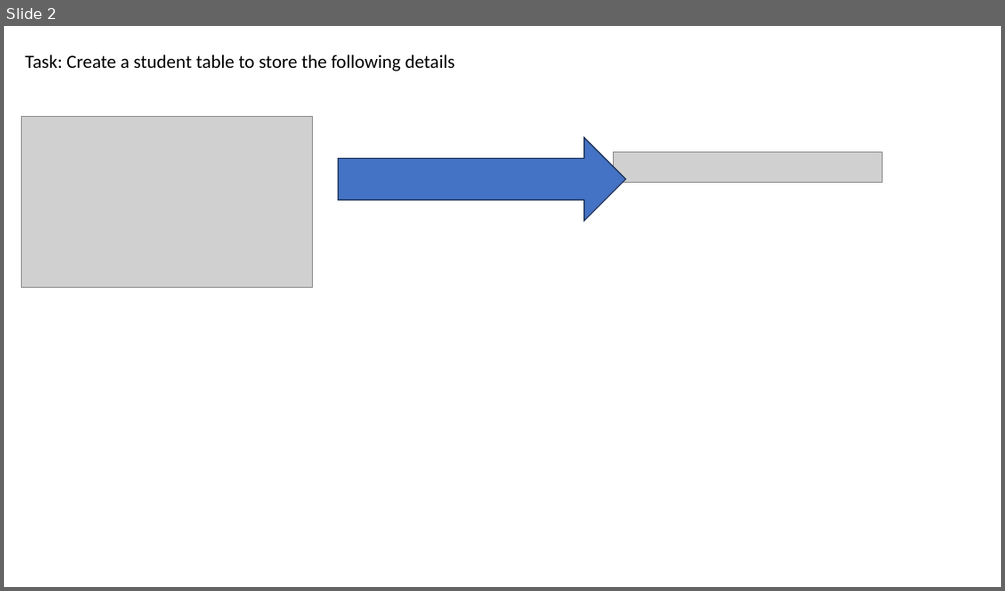
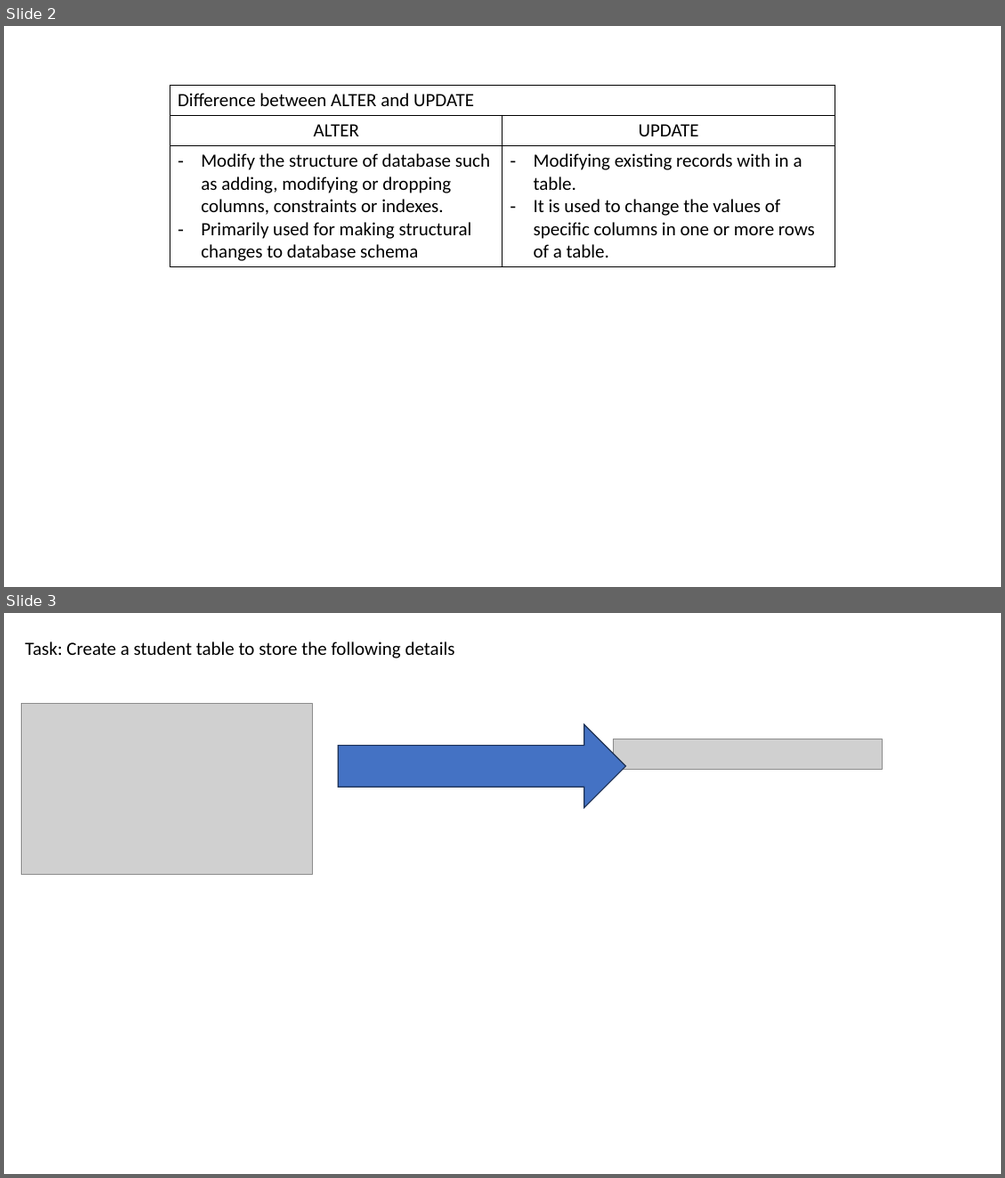
Before and after one commit to venkatyashwanth/mysql_notes, a slide deck: SQL.pptx. Shown one above the other, each under a label of ours: slide 2 before the commit, slides 2 and 3 after it. The pictures are 1005x591 and 1005x1178 pixels, drawn with LibreOffice and Linux fonts; fonts in the diff are those of the drawing; grey boxes stand for pictures. Boxes give left, top, right and bottom in pixels: in the first picture for what was removed or moved away, otherwise in the second. Text is boxed around its words. In the diff, an @@ line names an element or a change of style, - is before the commit and + after.

```diff
--- a/SQL.pptx
+++ b/SQL.pptx
@@ slide 2 added at (4,26,1001,587), background #FFFFFF @@
@@ table added at (170,85,834,265), 3 rows, 2 columns @@
+Difference between ALTER and UPDATE | 
+ALTER | UPDATE
+Modify the structure of database such as adding, modifying or dropping columns, constraints or indexes. / Primarily used for making structural changes to database schema | Modifying existing records with in a table. / It is used to change the values of specific columns in one or more rows of a table.
@@ what was slide 2 is now slide 3 @@
```
Also in this commit, not shown: 1 slide changed, 8 other slides added, 1 other file.
